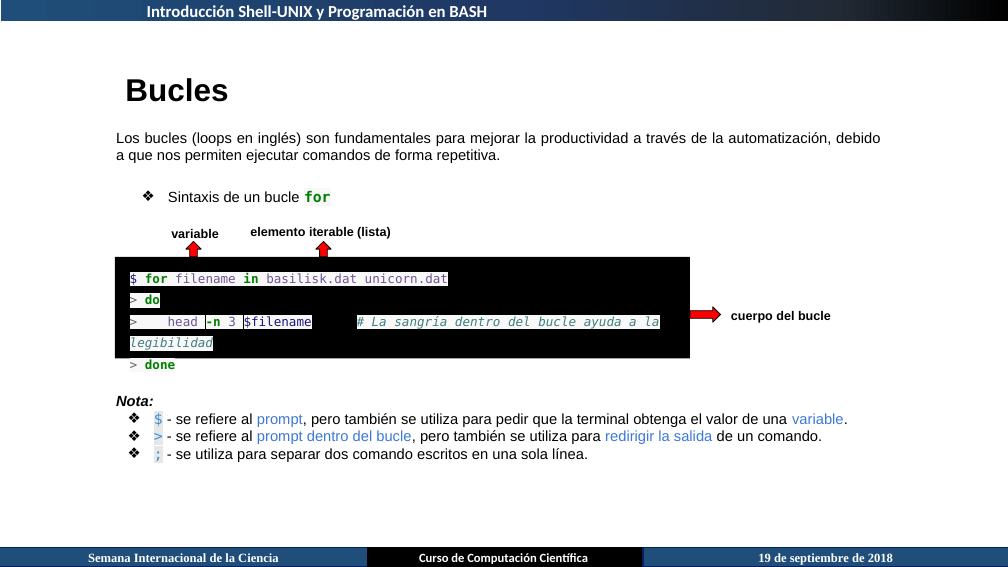
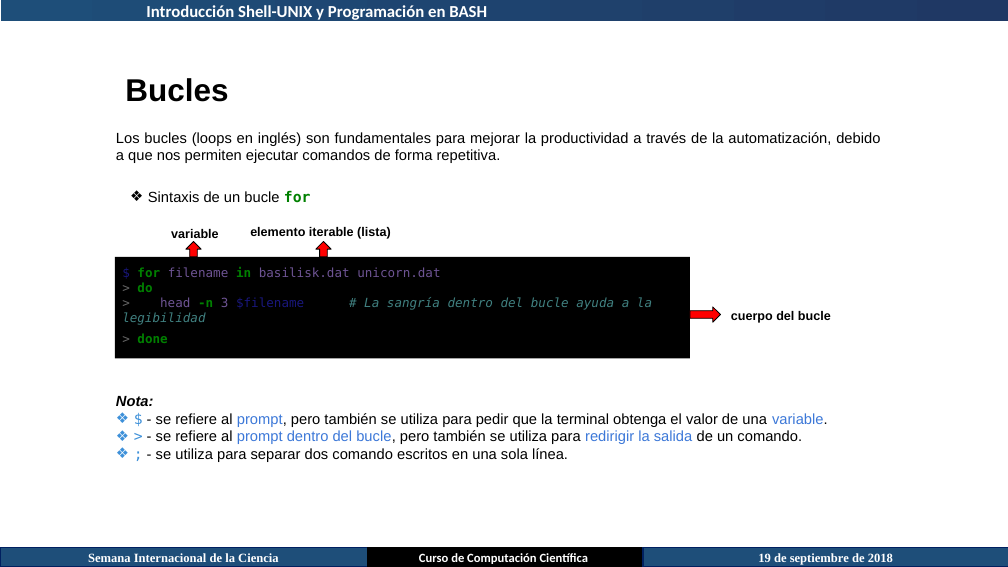
Before and after one commit to juan-pineda/Curso_computacion_cientifica, a slide deck: slide 17 of 03-Shell-Unix/Introduccion_Shell-UNIX.pptx. Drawn at 1008x567 pixels with LibreOffice and Linux fonts; fonts in the diff are those of the drawing. Boxes give left, top, right and bottom in pixels: in the first picture for what was removed or moved away, otherwise in the second. Text is boxed around its words. In the diff, an @@ line names an element or a change of style, - is before the commit and + after.

```diff
--- a/03-Shell-Unix/Introduccion_Shell-UNIX.pptx
+++ b/03-Shell-Unix/Introduccion_Shell-UNIX.pptx
@@ rectangle at bbox=[1, 0, 1008, 21]: fill gradient #1E4E79 to #1F3864 to #222A35 to #000000 to gradient #1E4E79 to #1F3864 @@
@@ text "Sintaxis de un bucle for" at bbox=[148, 190, 311, 203]: highlight #F8F8F8 to none in "for"; indent changed @@
@@ rectangle "$ for filename in basilisk.dat ..." at bbox=[115, 257, 690, 358]: highlight #F8F8F8 to none; indent changed; line spacing 1.43 to 1.42; less space between paragraphs @@
@@ up arrow at bbox=[186, 241, 201, 256]: outline #000000 0.75 pt to #000000 0.74 pt @@
@@ text at bbox=[156, 413, 828, 462]: highlight #E7E7E7 to none in "$", ">", ";"; indent changed @@
@@ rectangle "Semana Internacional de la Ciencia" at bbox=[0, 547, 368, 566]: outline #002060 1 pt to #002060 0.99 pt @@
@@ rectangle "Curso de Computación Científica" at bbox=[368, 547, 644, 566]: outline #000000 1 pt to #000000 0.99 pt @@
```
Also in this commit, not shown: 37 other slides changed, 6 other files.
